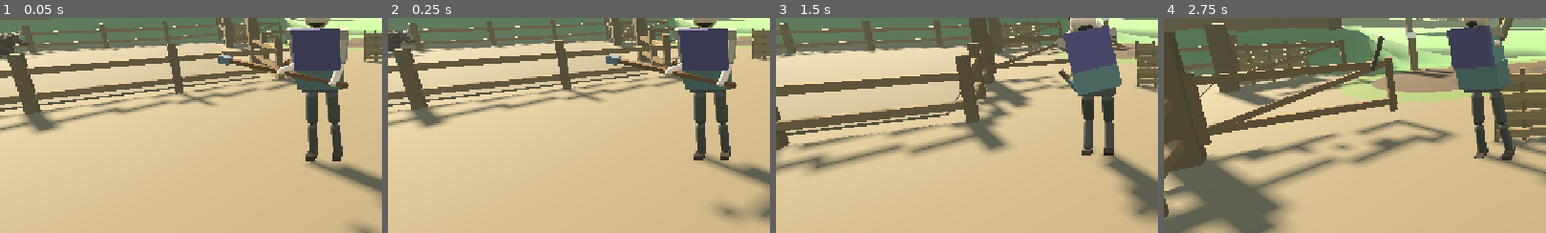
Above: before the commit, frames 1-4 (left to right).
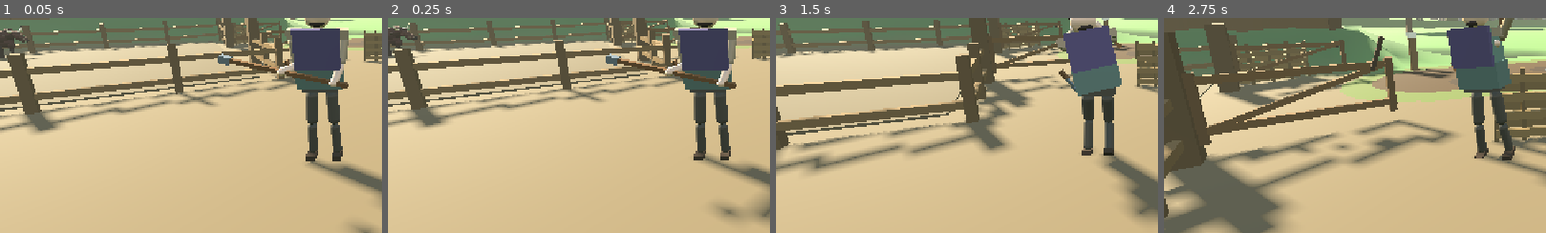
Above: after the commit, the same moments.

Repository: fortins4/devPlayground
Game: Godot game, scene res://scenes/prologue/opening_cattle_drive.tscn
Two runs of this game, one before a commit and one after it. Both use one fixed random seed, a clock stepped at 60 frames per second and the inputs below. This scene is started directly instead of the project's main scene.
Inputs (mouse positions are % of the whole screen's width and height, from its top left):
- Up to frame 1 (0.05 s): no input
- Up to frame 2 (0.25 s): no input
- Up to frame 3 (1.5 s): tap Enter at 0.5 s; move the mouse to (55, 50) at 0.52 s; hold Right mouse button (attack_heavy) 0.53-1.28 s; hold W (move_forward) from 0.53 s (still down); click (55, 50) at 0.67 s; tap Space (jump) at 0.77 s; move the mouse to (45, 50) at 1.27 s; click (45, 50) at 1.35 s
- Up to frame 4 (2.75 s): keep holding W (move_forward); tap Space (jump) at 1.52 s; move the mouse to (52, 48) at 2.02 s; hold H (band_toggle) from 2.03 s (still down)
The pictures show only the part of the screen within x 0-50%, y 34-84%; the shares and areas given below are measured in that part.

The runs differ from the first frame. In frame 1, 0.4% of the frame differs, in the area x 0-10%, y 3-20%; in frame 2, 0.4%; in frame 3, less than 0.1%; in frame 4, nothing differs.

Commit message:
Opening H5 fix 3: Dexter/Kerry proportions (longer legs, long flat-backed trunk); status words only
Cattle look: trunk is its own capsule, 1.75 m x 0.62 m x 0.5 m (was the 1.45 x 0.84 x 0.64
barrel), back 1.05 m, belly 0.55 m, withers ~1.07 m (was ~0.96); low withers, level square
rump, shoulders/thighs, brisket; neck/poll raised to match. Legs 0.34 -> 0.6 m, slim tapered
cylinders at x +-0.19, z +-0.6 (was +-0.25, +-0.47). Gait re-fit: hip 0.6, stride 0.72/1.15
(was 0.55/0.9), swing 21/27 deg (was 20/30); hoof fit / slope lean unchanged in method.
Heifer gets the same body and legs; tether end moved to the new neck.
Opening cow label shows only bogged!/scattered/grazing/drove/delivered; idle text hidden.
Collision, hurtbox, AI, raid_cow.tscn and main.tscn unchanged.

Diff:
--- a/scripts/prologue/opening_cattle_look.gd
+++ b/scripts/prologue/opening_cattle_look.gd
@@ -2,11 +2,14 @@
 ## Shared look for the opening's small native cattle (Kerry / Dexter-like): used by the herd
 ## cows (opening_cow.gd, on the raid-cow body/head nodes) and the knife-hitch heifer prop.
 ## Visual only. Everything is placed in the animal's local frame (head toward −Z, ground y 0,
-## legs at x ±0.25, z ±0.47, hips 0.34 m up); parts parented under the non-uniformly scaled
+## legs at x ±LEG_X, z ±LEG_Z, hips LEG_LEN up); parts parented under the non-uniformly scaled
 ## body / head meshes are counter-transformed so they keep their own shape.
 ##
-## Silhouette: the barrel (1.45 m long, 0.84 m wide, back ≈ 0.87 m), a raised withers with a
-## slight dip behind it and a squarer rump, a deep brisket hanging between the forelegs, a
+## Proportions (H5 fix 3, Dexter / Kerry): withers ≈ 1.07 m on 0.6 m legs (≈ 0.55 m of clear
+## leg under the belly); a long, flat-backed trunk (1.75 m × 0.62 m wide × 0.5 m deep, back
+## 1.05 m, belly 0.55 m); nose to rump ≈ 2.3 m. Over that: a low withers with a slight dip
+## behind it and a level, square rump, shoulders and thighs, a brisket hanging between the
+## forelegs, a
 ## thick neck, and a long tapered face (broad poll → narrow muzzle, with a jaw line) carried
 ## nose-down. Ears stand out sideways just below the horn roots; short pale horns run out and
 ## then turn up with dark tips (polled beasts get none); the tail hangs from the tailhead to a
@@ -25,13 +28,22 @@
 
 ## Face axis: from the poll down and forward to the muzzle (≈ 40° nose-down).
 const FACE_DIR := Vector3(0.0, -0.57, -0.82)
-const POLL := Vector3(0.0, 0.84, -0.98)
+const POLL := Vector3(0.0, 0.98, -1.06)
 const FACE_LEN := 0.49
 
 
-## Dress `body` (a CapsuleMesh r 0.42 h 1.35 instance) and `head` (any MeshInstance3D; its mesh
-## is replaced) in the cattle look. `mat` maps a Color to a Material. Returns the parts that
-## should share the body's (state-tinted) material.
+## Trunk: a capsule laid along Z (own mesh), centre height and half-length.
+const BODY_Y := 0.8
+const BODY_HALF_LEN := 0.875
+## Legs: hip spacing and length (hip at LEG_LEN, inside the belly; hoof on the ground). The leg
+## mesh is LEG_MESH_H tall (the gait rig's hoof sits at −LEG_MESH_H/2 in mesh space) and is
+## stretched to LEG_LEN by its rest basis.
+const LEG_X := 0.19
+const LEG_Z := 0.6
+const LEG_LEN := 0.6
+const LEG_MESH_H := 0.34
+
+
 ## True for the black coats (and their state tints).
 static func is_dark(coat: Color) -> bool:
 	return coat.get_luminance() < DARK_LUMA
@@ -42,28 +54,59 @@
 	return coat.lerp(DARK_FACE_TINT, DARK_FACE_LIFT) if is_dark(coat) else coat
 
 
+## Rest transform for a leg at hip (sx, sz) signs: plumb, mesh stretched to LEG_LEN.
+static func leg_rest(sx: float, sz: float) -> Transform3D:
+	return Transform3D(Basis.from_scale(Vector3(1.0, LEG_LEN / LEG_MESH_H, 1.0)), Vector3(sx * LEG_X, LEG_LEN * 0.5, sz * LEG_Z))
+
+
+## Slim, slightly tapered cannon-and-forearm leg (mesh space: LEG_MESH_H tall).
+static func leg_mesh() -> CylinderMesh:
+	var m := CylinderMesh.new()
+	m.top_radius = 0.068
+	m.bottom_radius = 0.047
+	m.height = LEG_MESH_H
+	m.radial_segments = 8
+	m.rings = 1
+	return m
+
+
+## Dress `body` (any MeshInstance3D; its mesh is replaced by the trunk capsule) and `head` (its
+## mesh is replaced by the face) in the cattle look. `mat` maps a Color to a Material. Returns
+## the parts that should share the body's (state-tinted) material.
 static func dress(body: MeshInstance3D, head: MeshInstance3D, coat: Color, horned: bool, mat: Callable) -> Array:
 	var coat_parts: Array = []
 	var sph := _sphere()
 	var dark := is_dark(coat)
 	var face := face_tone(coat)
 	if body:
-		body.transform = Transform3D(Basis(Vector3(1.0, 0, 0), Vector3(0, 0, 1.07), Vector3(0, -0.76, 0)), Vector3(0, 0.55, 0.02))
+		var cap := CapsuleMesh.new()
+		cap.radius = 0.25
+		cap.height = BODY_HALF_LEN * 2.0
+		cap.radial_segments = 16
+		cap.rings = 6
+		body.mesh = cap
+		# Capsule axis (local Y) along Z; 1.24 wide on X → 0.62 m wide, 0.5 m deep.
+		body.transform = Transform3D(Basis(Vector3(1.24, 0, 0), Vector3(0, 0, 1), Vector3(0, -1, 0)), Vector3(0, BODY_Y, 0.0))
 		body.set_surface_override_material(0, mat.call(coat))
-		# Withers: raised over the shoulders; a squarer rump behind leaves a slight dip between.
-		coat_parts.append(_attach(body, Vector3(0, 0.8, -0.4), Basis.from_scale(Vector3(0.3, 0.16, 0.3)), sph, coat, mat))
-		coat_parts.append(_attach(body, Vector3(0, 0.79, 0.43), Basis.from_scale(Vector3(0.38, 0.13, 0.3)), sph, coat, mat))
-		coat_parts.append(_attach(body, Vector3(0, 0.79, 0.6), Basis.from_scale(Vector3(0.27, 0.08, 0.13)), sph, coat, mat))  # pins / tailhead
-		# Deep brisket and chest hanging between the forelegs.
-		coat_parts.append(_attach(body, Vector3(0, 0.42, -0.5), Basis.from_scale(Vector3(0.27, 0.27, 0.28)), sph, coat, mat))
-		coat_parts.append(_attach(body, Vector3(0, 0.33, -0.66), Basis.from_scale(Vector3(0.14, 0.16, 0.12)), sph, coat, mat))  # dewlap fold
-		# Tail: from the tailhead down the rump to a dark switch near the hocks.
-		var top := Vector3(0, 0.8, 0.7)
-		var bot := Vector3(0, 0.34, 0.8)
+		# Low withers, a slight dip behind, a level square rump with pins / tailhead.
+		coat_parts.append(_attach(body, Vector3(0, 1.0, -0.52), Basis.from_scale(Vector3(0.22, 0.075, 0.26)), sph, coat, mat))
+		coat_parts.append(_attach(body, Vector3(0, 1.0, 0.5), Basis.from_scale(Vector3(0.29, 0.07, 0.3)), sph, coat, mat))
+		coat_parts.append(_attach(body, Vector3(0, 1.01, 0.78), Basis.from_scale(Vector3(0.22, 0.055, 0.12)), sph, coat, mat))
+		# Shoulders and thighs over the leg tops.
+		for sx in [-1.0, 1.0]:
+			coat_parts.append(_attach(body, Vector3(sx * 0.15, 0.8, -0.56), Basis.from_scale(Vector3(0.15, 0.23, 0.2)), sph, coat, mat))
+			coat_parts.append(_attach(body, Vector3(sx * 0.15, 0.76, 0.6), Basis.from_scale(Vector3(0.15, 0.24, 0.22)), sph, coat, mat))
+		# Brisket and dewlap hanging between the forelegs; a little belly depth mid-trunk.
+		coat_parts.append(_attach(body, Vector3(0, 0.62, -0.7), Basis.from_scale(Vector3(0.21, 0.2, 0.2)), sph, coat, mat))
+		coat_parts.append(_attach(body, Vector3(0, 0.52, -0.84), Basis.from_scale(Vector3(0.1, 0.14, 0.1)), sph, coat, mat))
+		coat_parts.append(_attach(body, Vector3(0, 0.6, -0.05), Basis.from_scale(Vector3(0.27, 0.09, 0.45)), sph, coat, mat))
+		# Tail: from the tailhead down the buttocks to a dark switch at the hocks.
+		var top := Vector3(0, 1.0, 0.86)
+		var bot := Vector3(0, 0.42, 0.95)
 		var ax := (bot - top)
 		var tb := _axis_basis(ax.normalized())
 		coat_parts.append(_attach(body, (top + bot) * 0.5, tb * Basis.from_scale(Vector3(0.028, ax.length(), 0.028)), _cyl(1.0, 1.0), coat, mat))
-		_attach(body, bot + Vector3(0, -0.05, 0.005), Basis.from_scale(Vector3(0.055, 0.11, 0.055)), sph, coat.darkened(0.45), mat)
+		_attach(body, bot + Vector3(0, -0.06, 0.005), Basis.from_scale(Vector3(0.055, 0.12, 0.055)), sph, coat.darkened(0.45), mat)
 	if head:
 		# Tapered face: a cone frustum along FACE_DIR, broad at the poll, narrow at the muzzle.
 		var fm := CylinderMesh.new()
@@ -78,7 +121,7 @@
 		head.set_surface_override_material(0, mat.call(face))
 		var tip := POLL + FACE_DIR * FACE_LEN
 		# Thick neck from the withers down into the poll.
-		coat_parts.append(_attach(head, Vector3(0, 0.7, -0.76), Basis(Vector3.RIGHT, 0.55) * Basis.from_scale(Vector3(0.2, 0.25, 0.25)), sph, coat, mat))
+		coat_parts.append(_attach(head, Vector3(0, 0.93, -0.86), Basis(Vector3.RIGHT, 0.45) * Basis.from_scale(Vector3(0.17, 0.21, 0.27)), sph, coat, mat))
 		# Broad forehead / poll and cheeks.
 		coat_parts.append(_attach(head, POLL + Vector3(0, -0.02, -0.02), Basis.from_scale(Vector3(0.16, 0.11, 0.13)), sph, coat, mat))
 		_attach(head, POLL + FACE_DIR * 0.2 + Vector3(0, -0.03, 0.04), Basis.from_scale(Vector3(0.13, 0.11, 0.12)), sph, face, mat)
--- a/scripts/prologue/opening_cow.gd
+++ b/scripts/prologue/opening_cow.gd
@@ -50,11 +50,13 @@
 const GAIT_WALK_DUTY := 0.75
 const GAIT_TROT_DUTY := 0.5
 ## Metres travelled per full cycle (cadence = speed / stride).
-const GAIT_WALK_STRIDE := 0.55
-const GAIT_TROT_STRIDE := 0.9
+## (H5 fix 3: lengthened with the 0.6 m legs, from 0.55 / 0.9.)
+const GAIT_WALK_STRIDE := 0.72
+const GAIT_TROT_STRIDE := 1.15
 ## Peak hip swing either side of plumb (deg).
-const GAIT_WALK_AMP_DEG := 20.0
-const GAIT_TROT_AMP_DEG := 30.0
+## (H5 fix 3: 20 / 30 → 21 / 27 so the longer legs' hoof sweep ≈ the ground covered in stance.)
+const GAIT_WALK_AMP_DEG := 21.0
+const GAIT_TROT_AMP_DEG := 27.0
 ## Trot blend: pure walk below TROT_START, pure trot above TROT_FULL (m/s).
 const GAIT_TROT_START := 1.45
 const GAIT_TROT_FULL := 2.2
@@ -66,8 +68,9 @@
 ## Swing-phase hoof lift as a fraction of leg length (leg shortens from the hip).
 const GAIT_WALK_LIFT := 0.22
 const GAIT_TROT_LIFT := 0.32
-const LEG_HIP_Y := 0.34
-const LEG_LEN := 0.34
+## Hip height / nominal leg (= opening_cattle_look LEG_LEN; H5 fix 3: 0.34 → 0.6).
+const LEG_HIP_Y := 0.6
+const LEG_LEN := 0.6
 ## Planted legs may stretch to this × nominal to reach the ground on steep downhill sides.
 const LEG_STRETCH_MAX := 2.2
 
@@ -104,9 +107,8 @@
 	super._ready()
 	start_position = global_position
 	_start_basis = global_transform.basis
-	# No floating "cattle" / state text over the opening herd (the node stays, hidden).
-	if label:
-		label.visible = false
+	# Idle "cattle" text hidden from the start; status words show via _sync_label_visibility.
+	_sync_label_visibility()
 	for nm in _TILT_NODES:
 		var n := get_node_or_null(nm) as Node3D
 		if n:
@@ -139,7 +141,8 @@
 		var leg := get_node_or_null(nm) as MeshInstance3D
 		if leg:
 			var o := leg.position
-			leg.position = Vector3(signf(o.x) * 0.25, o.y, signf(o.z) * 0.47)
+			leg.mesh = CattleLook.leg_mesh()
+			leg.transform = CattleLook.leg_rest(signf(o.x), signf(o.z))
 			leg.material_override = _coat_mat(_coat.darkened(0.25))
 
 
@@ -315,6 +318,17 @@
 	_tick_slope_tilt(delta)
 	_tick_gait(delta)
 	_apply_pose()
+	_sync_label_visibility()
+
+
+## Only the status words show over an opening cow; the idle "cattle" (and "herd", the goad
+## flashes) stay hidden. The shared raid-cow label node / text logic is untouched.
+const STATUS_WORDS := ["bogged!", "scattered — goad back", "grazing — goad on", "drove", "delivered"]
+
+
+func _sync_label_visibility() -> void:
+	if label:
+		label.visible = STATUS_WORDS.has(label.text)
 
 
 func _keep_on_terrain() -> void:
@@ -418,6 +432,7 @@
 		# Swinging legs shorten from the hip so the hoof clears the grass.
 		var length := clampf(reach - lift * LEG_LEN, LEG_LEN * 0.5, LEG_LEN * LEG_STRETCH_MAX)
 		var sy := length / LEG_LEN
+		# base.basis already stretches the leg mesh to LEG_LEN; sy fits it to the ground.
 		n.transform = Transform3D(rot * base.basis * Basis.from_scale(Vector3(1.0, sy, 1.0)),
 			hip_l + axis_l * (length * 0.5))
 
--- a/scripts/prologue/opening_knife_hitch_chore.gd
+++ b/scripts/prologue/opening_knife_hitch_chore.gd
@@ -303,15 +303,19 @@
 	head.name = "Head"
 	model.add_child(head)
 	CattleLook.dress(body, head, C_HIDE, true, _mat)
-	for ox in [-0.25, 0.25]:
-		for oz in [-0.47, 0.47]:
-			_mesh_box(model, Vector3(ox, 0.17, oz), Vector3(0.14, 0.34, 0.14), C_HIDE_DARK)
+	for sx in [-1.0, 1.0]:
+		for sz in [-1.0, 1.0]:
+			var leg := MeshInstance3D.new()
+			leg.mesh = CattleLook.leg_mesh()
+			leg.transform = CattleLook.leg_rest(sx, sz)
+			leg.material_override = _mat(C_HIDE_DARK)
+			model.add_child(leg)
 	return root
 
 
 ## Tether end at the heifer's neck (root-local, before the root's yaw).
 func _calf_neck_offset() -> Vector3:
-	return Vector3(0.0, 0.72, 0.8) * HEIFER_SCALE
+	return Vector3(0.0, 0.92, 0.95) * HEIFER_SCALE
 
 
 # ---------------------------------------------------------------- helpers
